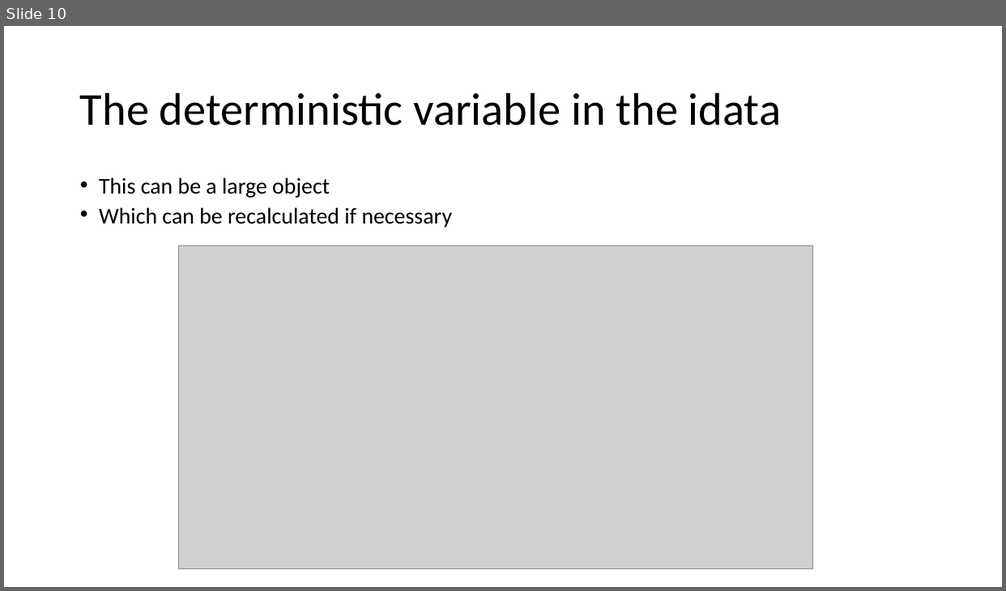
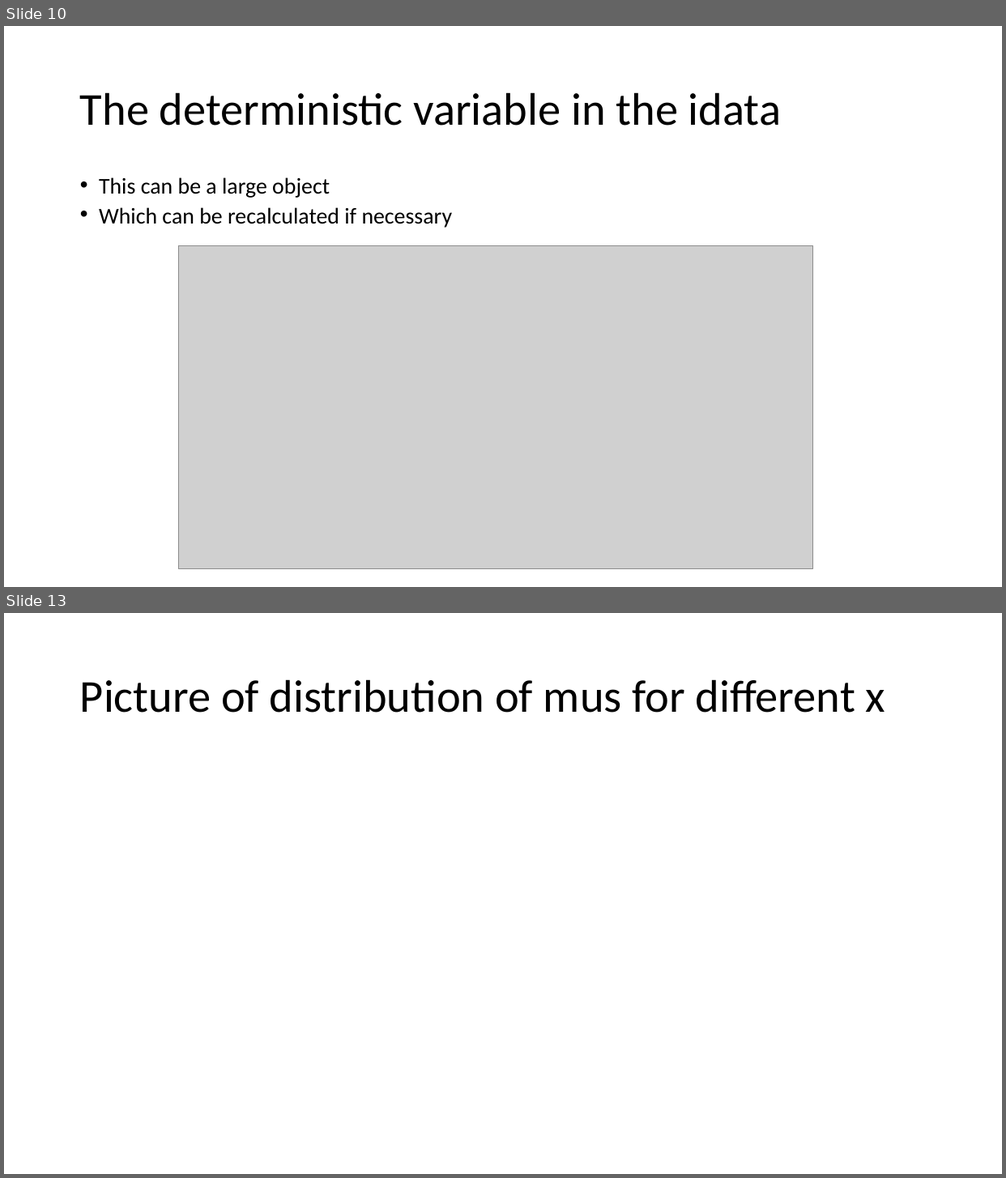
Before and after one commit to opherdonchin/StatisticalComputationAndAnalysis, a slide deck: Lectures/Lecture 6 Linear models.pptx. Shown one above the other, each under a label of ours: slide 10 before the commit, slides 10 and 13 after it; the slides between them are not shown. The pictures are 1006x591 and 1006x1178 pixels, drawn with LibreOffice and Linux fonts; fonts in the diff are those of the drawing; grey boxes stand for pictures. Boxes give left, top, right and bottom in pixels: in the first picture for what was removed or moved away, otherwise in the second. Text is boxed around its words. In the diff, an @@ line names an element or a change of style, - is before the commit and + after.

```diff
--- a/Lectures/Lecture 6 Linear models.pptx
+++ b/Lectures/Lecture 6 Linear models.pptx
@@ slide 13 added at [4,613,1002,1174], background #FFFFFF @@
@@ title added at [80,679,885,713], 44 pt, text #000000 @@
+Picture of distribution of mus for different x
```
Also in this commit, not shown: 2 slides changed, 9 other slides added, 3 other files.
